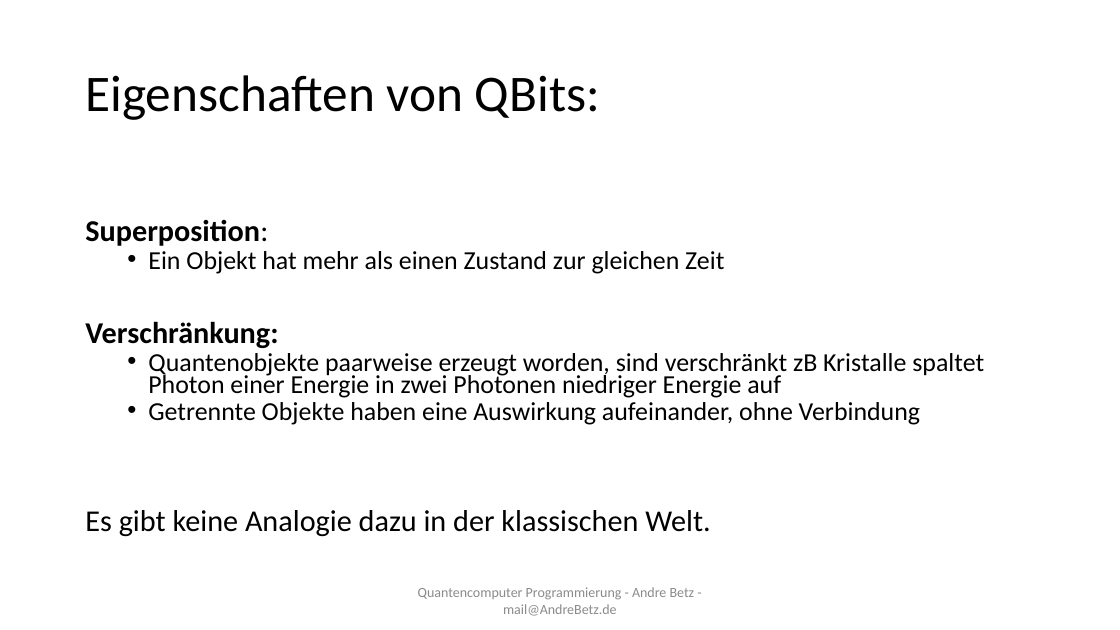
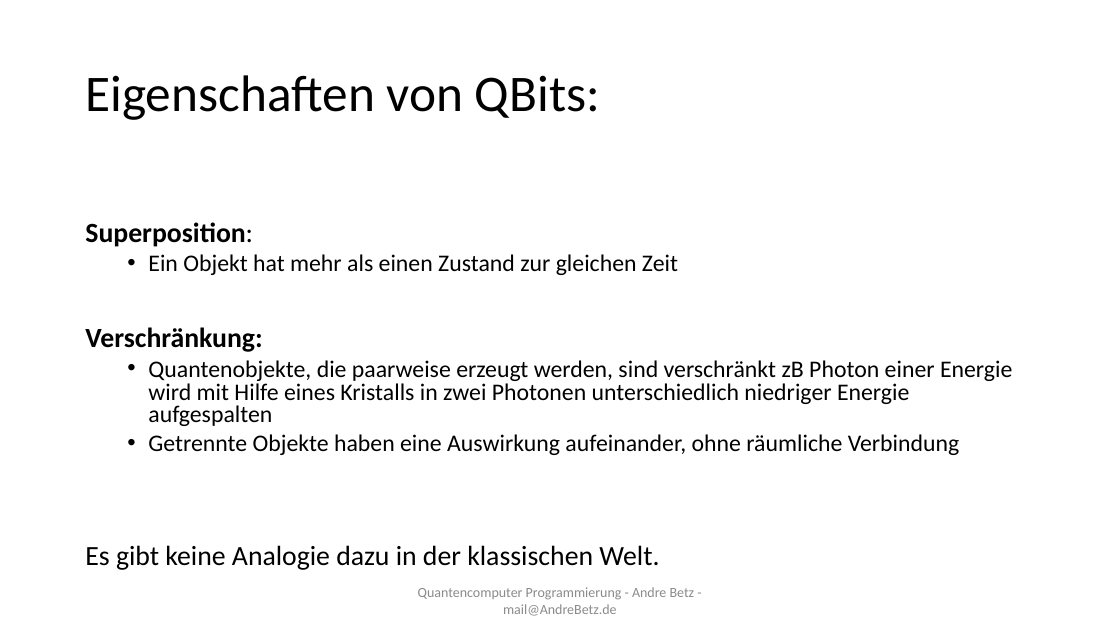
Before and after one commit to sky4walk/documents, a slide deck: slide 3 of QuantencomputerProgramming.odp. Drawn at 1120x630 pixels with LibreOffice and Linux fonts; fonts in the diff are those of the drawing. Boxes give left, top, right and bottom in pixels: in the first picture for what was removed or moved away, otherwise in the second. Text is boxed around its words. In the diff, an @@ line names an element or a change of style, - is before the commit and + after.

```diff
--- a/QuantencomputerProgramming.odp
+++ b/QuantencomputerProgramming.odp
@@ text at bbox=[85, 222, 678, 570]: size 25.9 to 23.8 pt in "Superposition:", "Verschränkung:", "Es gibt keine Analogie dazu in der ..."; size 22.2 to 20.4 pt in "Ein Objekt hat mehr als einen Zustand ..."; line spacing 0.7 to 0.8 @@
@@ text at bbox=[148, 360, 1012, 455]: text changed; size 22.2 to 20.4 pt @@
-  • Quantenobjekte paarweise erzeugt worden, sind verschränkt zB Kristalle spaltet Photon einer Energie in zwei Photonen niedriger Energie auf
-  • Getrennte Objekte haben eine Auswirkung aufeinander, ohne Verbindung
+  • Quantenobjekte, die paarweise erzeugt werden, sind verschränkt zB Photon einer Energie wird mit Hilfe eines Kristalls in zwei Photonen unterschiedlich niedriger Energie aufgespalten
+  • Getrennte Objekte haben eine Auswirkung aufeinander, ohne räumliche Verbindung
```
Also in this commit, not shown: 4 other slides changed.
